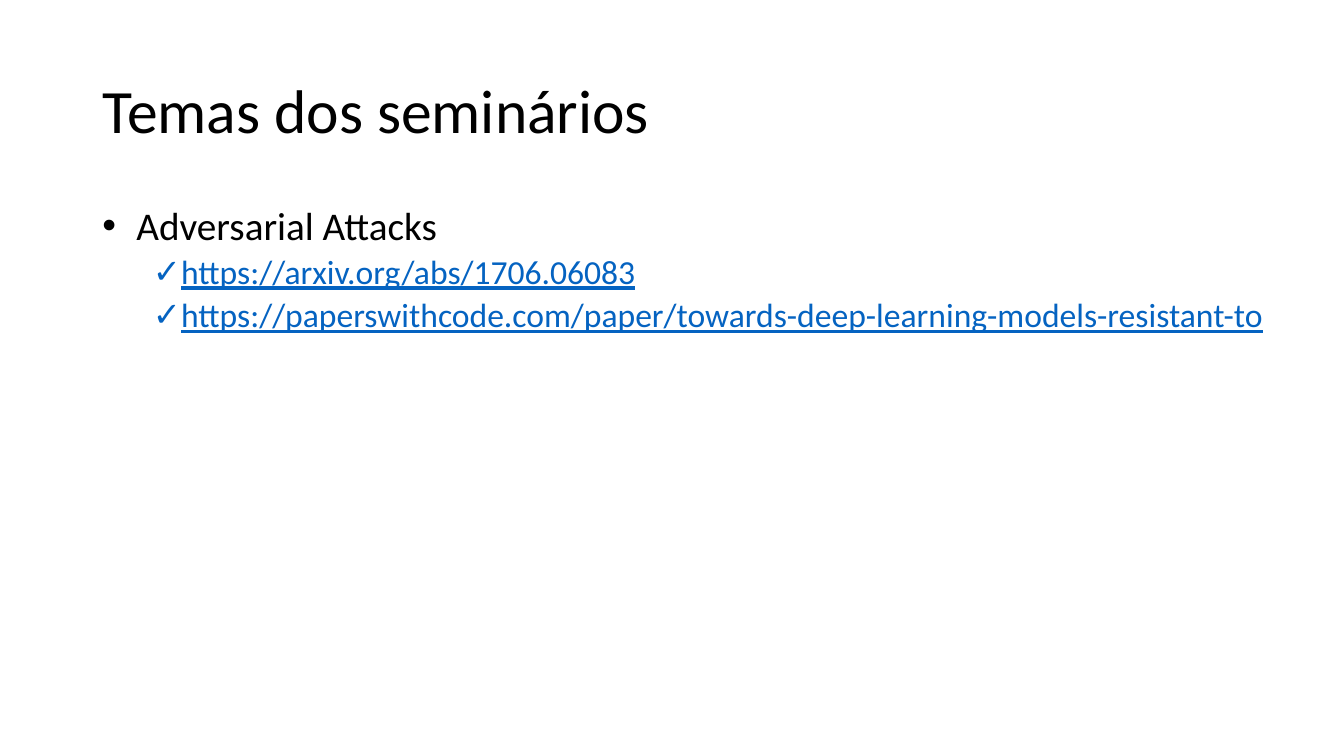
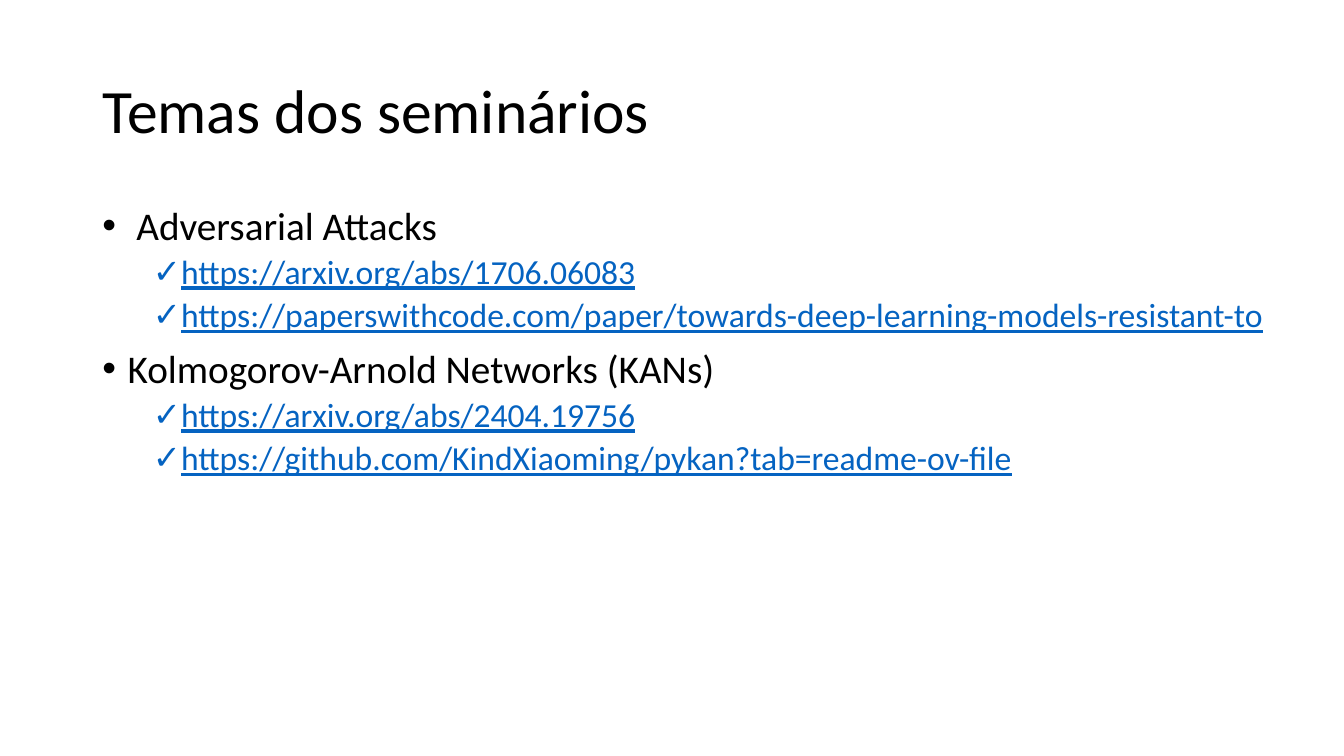
Before and after one commit to zz4fap/tp558-adv-ml, a slide deck: slide 19 of slides/TP558_1_Introdução_ao_curso.pptx. Drawn at 1344x756 pixels with LibreOffice and Linux fonts; fonts in the diff are those of the drawing. Boxes give left, top, right and bottom in pixels: in the first picture for what was removed or moved away, otherwise in the second. Text is boxed around its words. In the diff, an @@ line names an element or a change of style, - is before the commit and + after.

Commit message:
update of slides

```diff
--- a/slides/TP558_1_Introdução_ao_curso.pptx
+++ b/slides/TP558_1_Introdução_ao_curso.pptx
@@ text at (128,354,1011,476): paragraphs added @@
+• Kolmogorov-Arnold Networks (KANs)
+  ✓ https://arxiv.org/abs/2404.19756
+  ✓ https://github.com/KindXiaoming/pykan?tab=readme-ov-file
```
Also in this commit, not shown: 1 other file.
